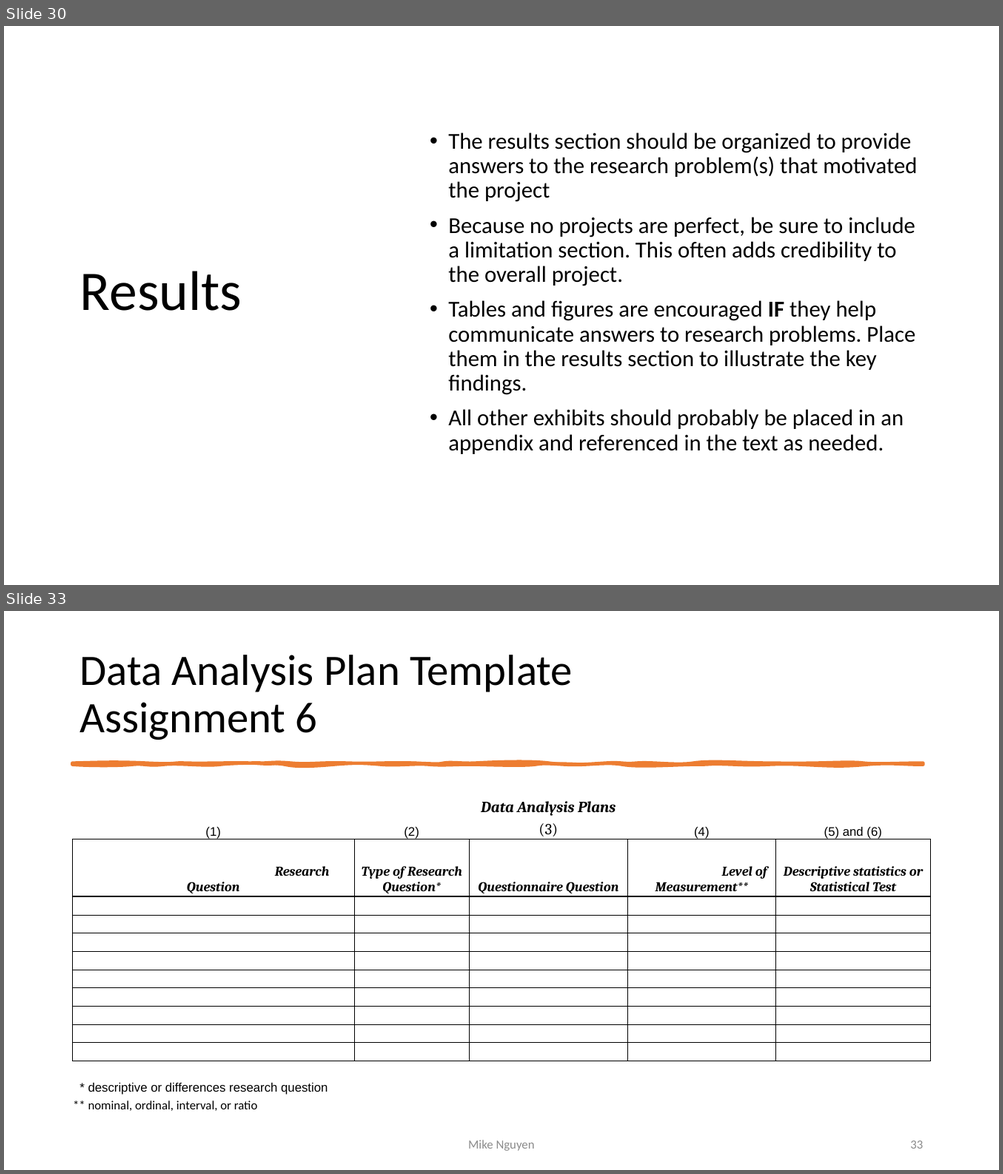
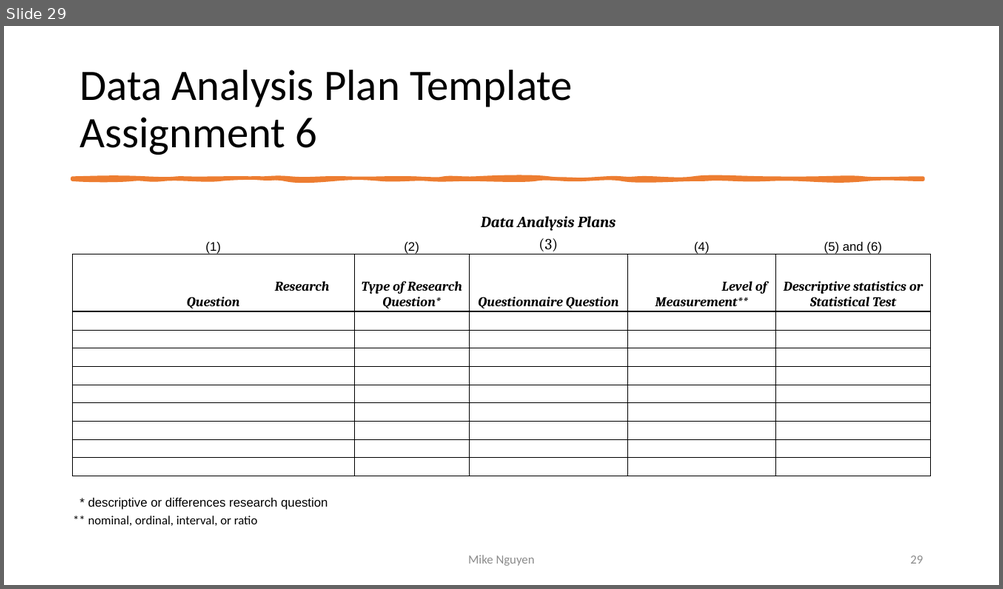
Before and after one commit to mikenguyen13/mar4050, a slide deck: lectures/10/1_Data Analysis.pptx. Shown one above the other, each under a label of ours: slides 30 and 33 before the commit, slide 29 after it; the slides between them are not shown. The pictures are 1003x1174 and 1003x589 pixels, drawn with LibreOffice and Linux fonts; fonts in the diff are those of the drawing. Boxes give left, top, right and bottom in pixels: in the first picture for what was removed or moved away, otherwise in the second. Text is boxed around its words. In the diff, an @@ line names an element or a change of style, - is before the commit and + after.

```diff
--- a/lectures/10/1_Data Analysis.pptx
+++ b/lectures/10/1_Data Analysis.pptx
@@ slide 30 removed at <box>4,26,999,585</box>, background #FFFFFF @@
@@ text removed at <box>448,133,916,454</box> @@
-• The results section should be organized to provide answers to the research problem(s) that motivated the project
-• Because no projects are perfect, be sure to include a limitation section. This often adds credibility to the overall project.
-• Tables and figures are encouraged IF they help communicate answers to research problems. Place them in the results section to illustrate the key findings.
-• All other exhibits should probably be placed in an appendix and referenced in the text as needed.
@@ title removed at <box>80,271,242,311</box> @@
-Results
@@ what was slide 33 is now slide 29 @@
@@ page number at <box>910,556,922,564</box>: text changed @@
-33
+29
```
Also in this commit, not shown: 12 slides added, 15 other slides removed, 21 other files.
